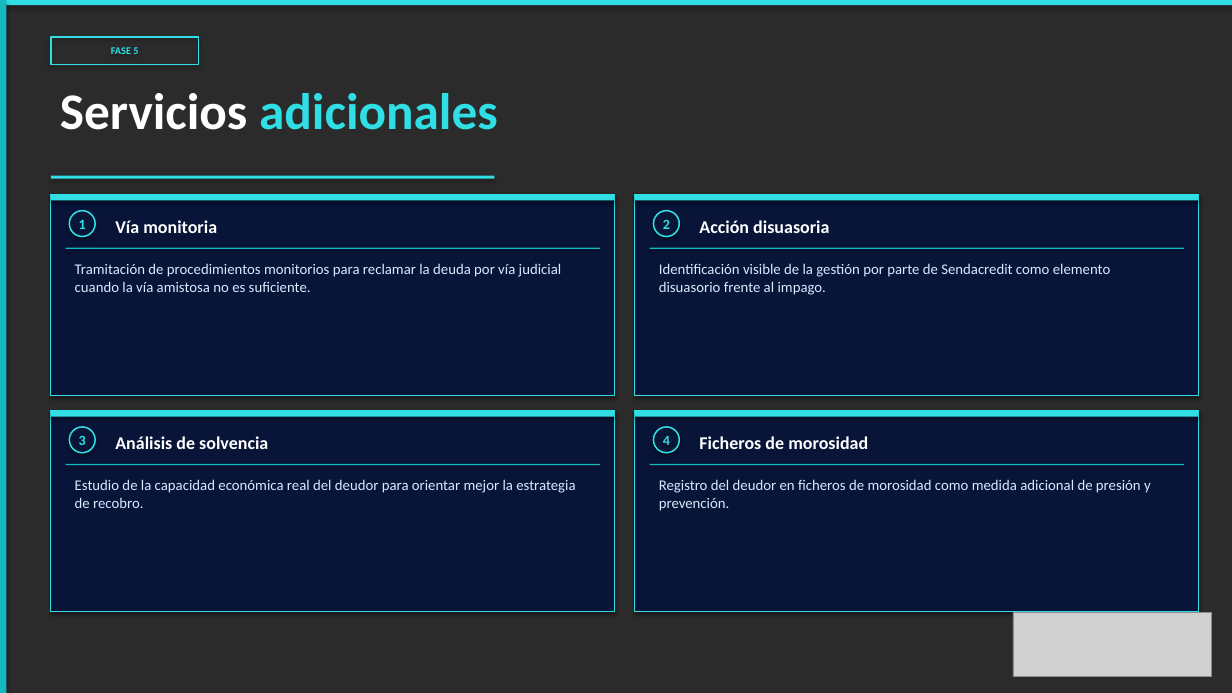
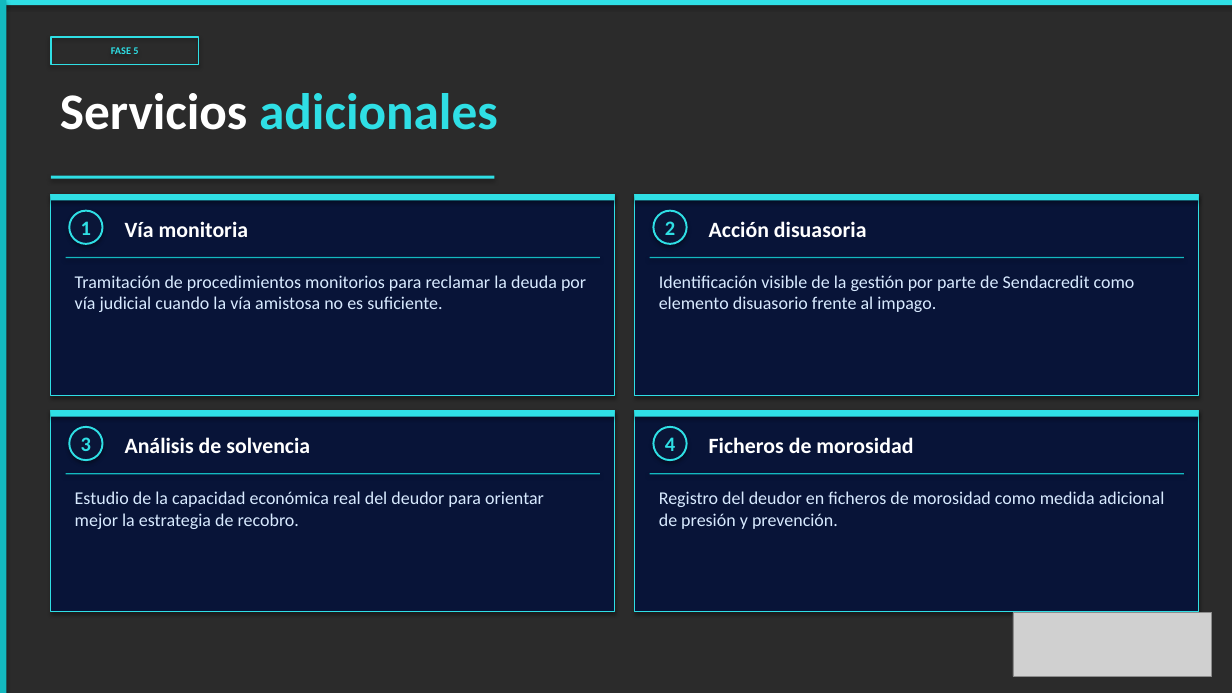
Before and after one commit to alejandroas010/alepixel-web, a slide deck: slide 6 of sendacredit_propuesta.pptx. Drawn at 1232x693 pixels with LibreOffice and Linux fonts; fonts in the diff are those of the drawing; grey boxes stand for pictures; background and template pictures are left out; a plain dark background stands for a picture behind light text. Boxes give left, top, right and bottom in pixels: in the first picture for what was removed or moved away, otherwise in the second. Text is boxed around its words. In the diff, an @@ line names an element or a change of style, - is before the commit and + after.

```diff
--- a/sendacredit_propuesta.pptx
+++ b/sendacredit_propuesta.pptx
@@ ellipse "1": place and size @@
-ellipse "1" at [79,220,86,229]
+ellipse "1" at [69,211,103,244]
@@ ellipse removed at [69,211,95,237] @@
@@ text "Vía monitoria": place and size @@
-text "Vía monitoria" at [115,220,217,233]
+text "Vía monitoria" at [125,221,249,237]
@@ ellipse "2": place and size @@
-ellipse "2" at [663,219,670,229]
+ellipse "2" at [653,211,687,244]
@@ ellipse removed at [653,211,679,237] @@
@@ size 14 to 17 pt in 4 elements at [125,437,310,453], [125,221,249,237], [709,437,913,453], [709,221,867,237] @@
@@ text "Acción disuasoria": place and size @@
-text "Acción disuasoria" at [699,220,829,233]
+text "Acción disuasoria" at [709,221,867,237]
@@ text "Tramitación de procedimientos monitorios para ...": place and size @@
-text "Tramitación de procedimientos monitorios para ..." at [75,263,562,292]
+text "Tramitación de procedimientos monitorios para ..." at [75,275,586,312]
@@ text "Identificación visible de la gestión ...": place and size @@
-text "Identificación visible de la gestión ..." at [659,263,1110,295]
+text "Identificación visible de la gestión ..." at [659,275,1135,312]
@@ ellipse "3": place and size @@
-ellipse "3" at [79,435,86,445]
+ellipse "3" at [69,427,103,460]
@@ ellipse removed at [69,427,95,453] @@
@@ text "Análisis de solvencia": place and size @@
-text "Análisis de solvencia" at [115,436,268,449]
+text "Análisis de solvencia" at [125,437,310,453]
@@ size 11 to 16 pt; vertical alignment top to middle; fill none to #0A1638; outline none to #2FDFE5 1.5 pt; shadow on in 4 elements at [69,211,103,244], [653,211,687,244], [69,427,103,460], [653,427,687,460] @@
@@ ellipse "4": place and size @@
-ellipse "4" at [663,436,670,445]
+ellipse "4" at [653,427,687,460]
@@ ellipse removed at [653,427,679,453] @@
@@ text "Ficheros de morosidad": place and size @@
-text "Ficheros de morosidad" at [699,436,868,449]
+text "Ficheros de morosidad" at [709,437,913,453]
@@ 4 rectangles: place and size @@
-4 rectangles at [66,248,1184,465]
+4 rectangles at [66,257,1184,474]
@@ text "Estudio de la capacidad económica ...": place and size @@
-text "Estudio de la capacidad económica ..." at [75,479,575,508]
+text "Estudio de la capacidad económica ..." at [75,491,544,529]
@@ size 11.5 to 14 pt in 4 elements at [75,275,586,312], [659,275,1135,312], [75,491,544,529], [659,491,1165,529] @@
@@ text "Registro del deudor en ficheros ...": place and size @@
-text "Registro del deudor en ficheros ..." at [659,479,1151,511]
+text "Registro del deudor en ficheros ..." at [659,491,1165,529]
```
Also in this commit, not shown: 4 other slides changed.
